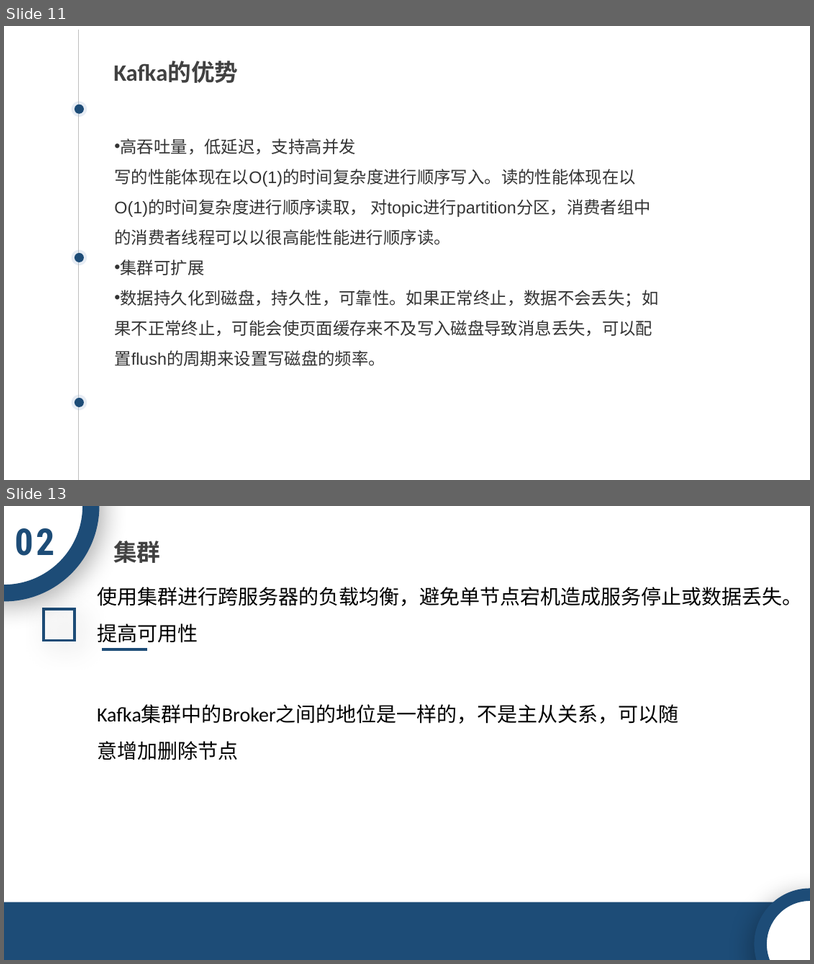
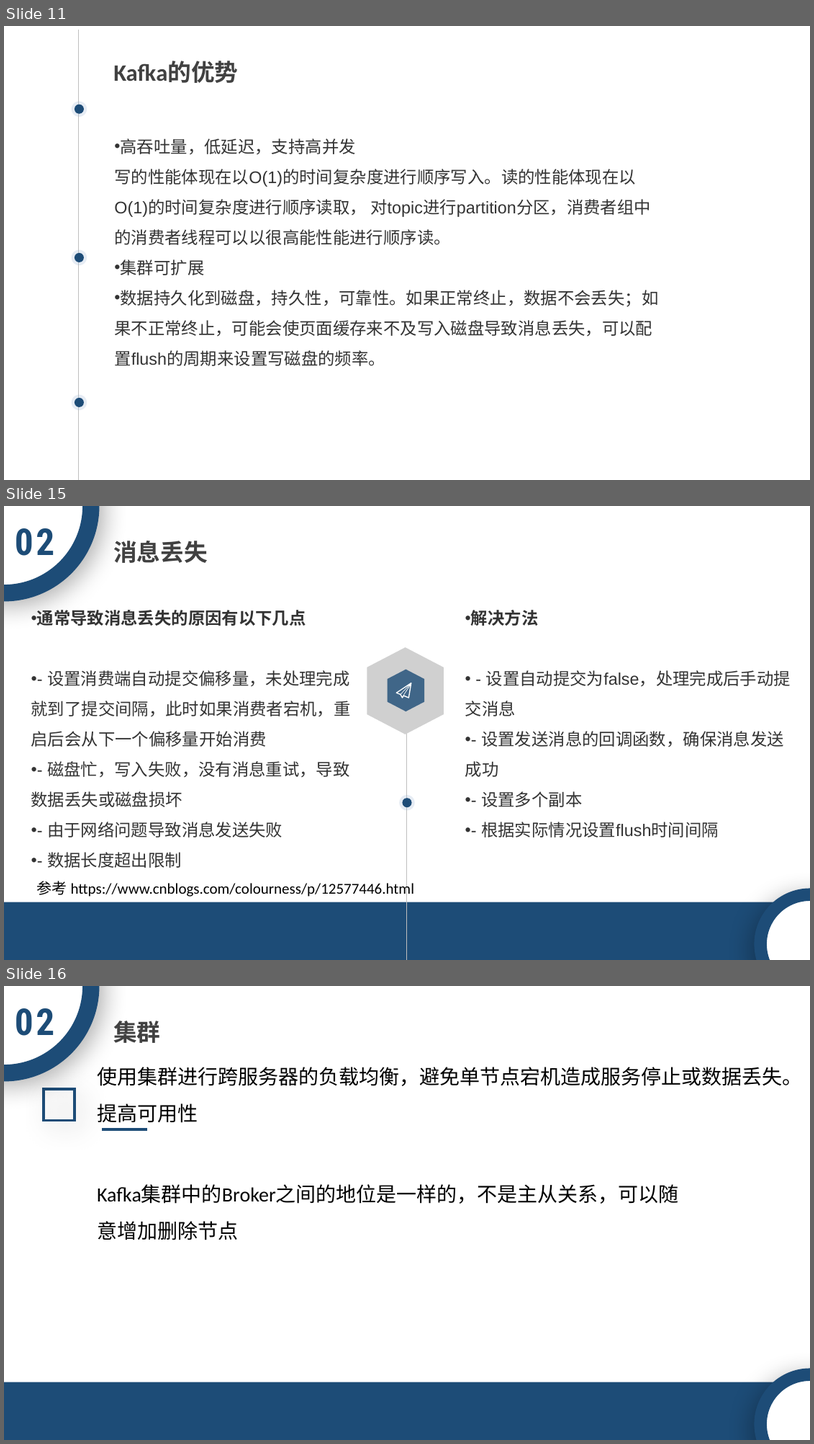
Before and after one commit to ACTSysGroup/Dev-Club, a slide deck: back-end/中间件/Kafka.pptx. Shown one above the other, each under a label of ours: slides 11 and 13 before the commit, slides 11, 15 and 16 after it; the slides between them are not shown. The pictures are 814x964 and 814x1444 pixels, drawn with LibreOffice and Linux fonts; fonts in the diff are those of the drawing; grey boxes stand for pictures; background and template pictures are left out. Boxes give left, top, right and bottom in pixels: in the first picture for what was removed or moved away, otherwise in the second. Text is boxed around its words. In the diff, an @@ line names an element or a change of style, - is before the commit and + after.

```diff
--- a/back-end/中间件/Kafka.pptx
+++ b/back-end/中间件/Kafka.pptx
@@ slide 15 added at (x1=4, y1=506, x2=810, y2=960), background picture (left out) @@
@@ ellipse added at (x1=4, y1=506, x2=91, y2=593), fill #FFFFFF, outline #1D4C77 20 pt @@
@@ text added at (x1=15, y1=528, x2=54, y2=556), 44 pt, text #1D4C77, bold @@
+02
@@ text added at (x1=113, y1=541, x2=208, y2=563), 28 pt, text #414141, bold @@
+消息丢失
@@ text added at (x1=31, y1=610, x2=351, y2=867), 20 pt, text #333333 @@
+• 通常导致消息丢失的原因有以下几点
+• - 设置消费端自动提交偏移量，未处理完成就到了提交间隔，此时如果消费者宕机，重启后会从下一个偏移量开始消费
+• - 磁盘忙，写入失败，没有消息重试，导致数据丢失或磁盘损坏
+• - 由于网络问题导致消息发送失败
+• - 数据长度超出限制
@@ text added at (x1=466, y1=610, x2=791, y2=837), 20 pt, text #333333 @@
+• 解决方法
+• - 设置自动提交为false，处理完成后手动提交消息
+• - 设置发送消息的回调函数，确保消息发送成功
+• - 设置多个副本
+• - 根据实际情况设置flush时间间隔
@@ picture added at (x1=368, y1=647, x2=444, y2=734) @@
@@ hexagon added at (x1=388, y1=669, x2=425, y2=712), fill #1D4C77 at 80% opacity @@
@@ freeform shape added at (x1=396, y1=682, x2=412, y2=698), fill #FFFFFF @@
@@ line added from (407, 684) to (407, 960), #BFBFBF 0.5 pt @@
@@ ellipse added at (x1=399, y1=795, x2=415, y2=811), fill #9FB8D6 at 26% opacity @@
@@ ellipse added at (x1=403, y1=798, x2=412, y2=807), fill #1D4C77 @@
@@ text added at (x1=37, y1=880, x2=414, y2=898), 18 pt, text #000000 @@
+参考 https://www.cnblogs.com/colourness/p/12577446.html
@@ ellipse added at (x1=761, y1=894, x2=810, y2=960), fill #FFFFFF, outline #1D4C77 15 pt @@
@@ rectangle added at (x1=4, y1=901, x2=810, y2=960), fill #1D4C77 @@
@@ what was slide 13 is now slide 16 @@
```
Also in this commit, not shown: 1 slide changed, 2 other slides added.
